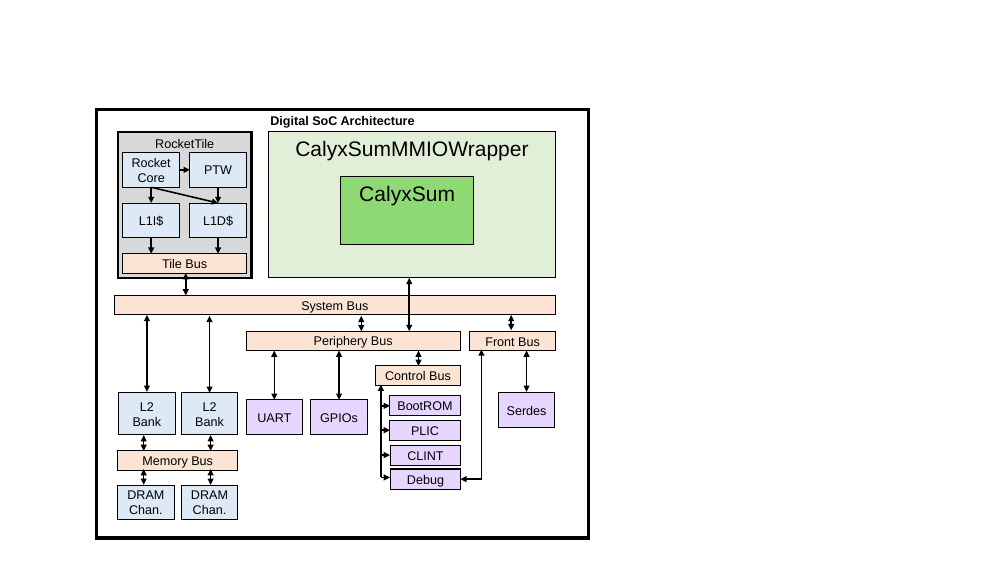
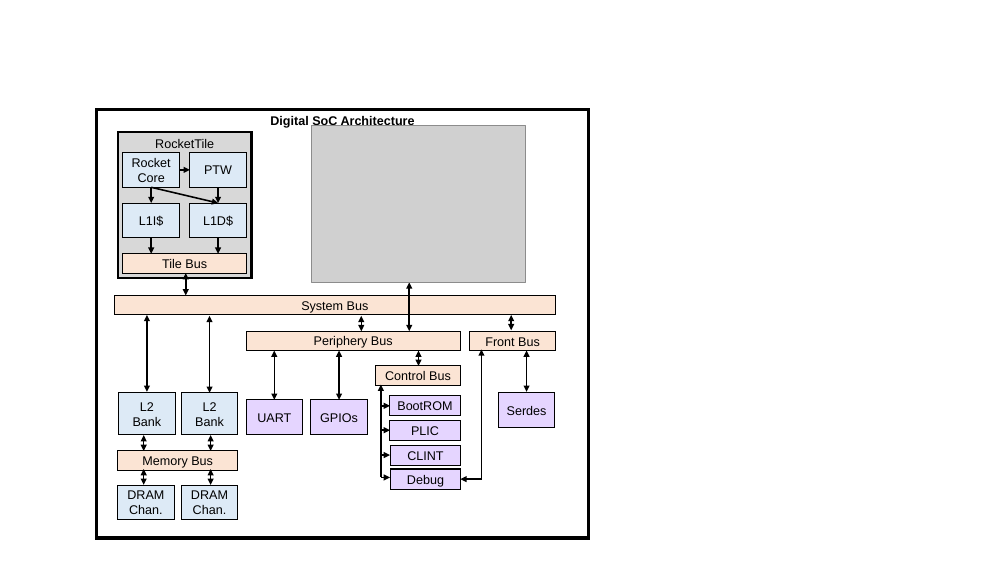
Before and after one commit to vighneshiyer/publications, a slide deck: slide 5 of figs/latte24/figs.pptx (slide 4 before the commit). Drawn at 1008x567 pixels with LibreOffice and Linux fonts; fonts in the diff are those of the drawing; grey boxes stand for pictures. Boxes give left, top, right and bottom in pixels: in the first picture for what was removed or moved away, otherwise in the second. Text is boxed around its words. In the diff, an @@ line names an element or a change of style, - is before the commit and + after.

```diff
--- a/figs/latte24/figs.pptx
+++ b/figs/latte24/figs.pptx
@@ rectangle removed at bbox=[268, 132, 556, 278] @@
-CalyxSumMMIOWrapper
@@ picture added at bbox=[312, 126, 526, 282] @@
@@ rectangle removed at bbox=[340, 177, 474, 245] @@
-CalyxSum
@@ double arrow moved from (409, 278) - (409, 331) to (409, 283) - (409, 331) @@
```
Also in this commit, not shown: 7 other slides changed, 2 slides added, 1 slide removed, 8 other files.
